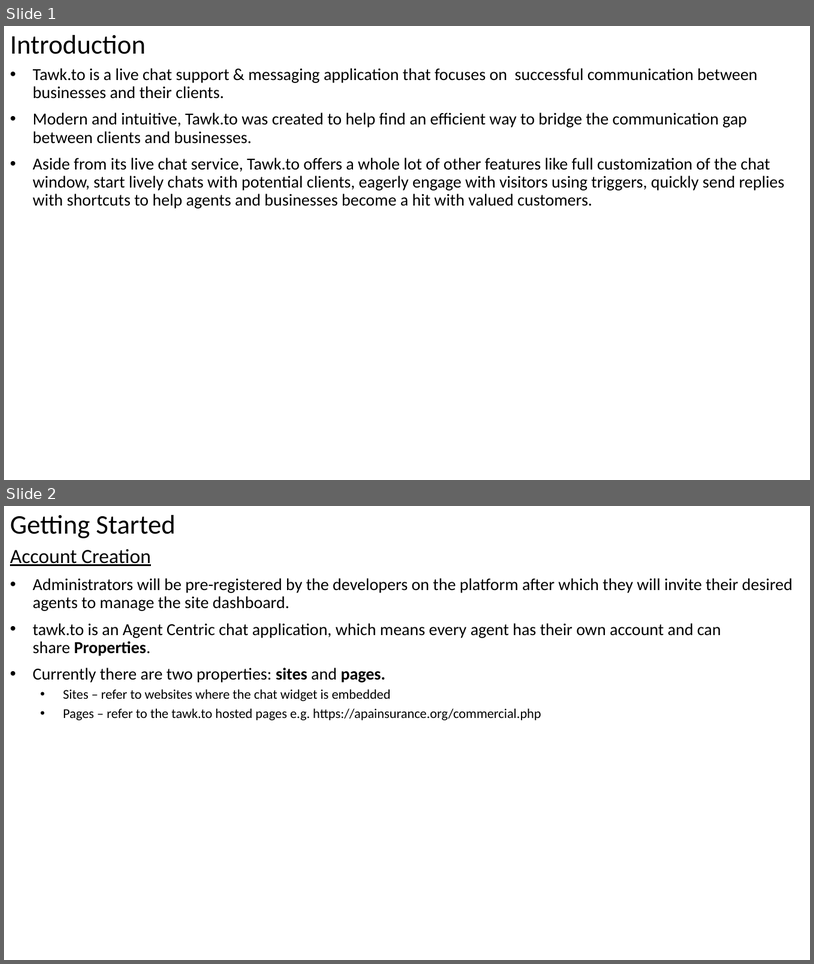
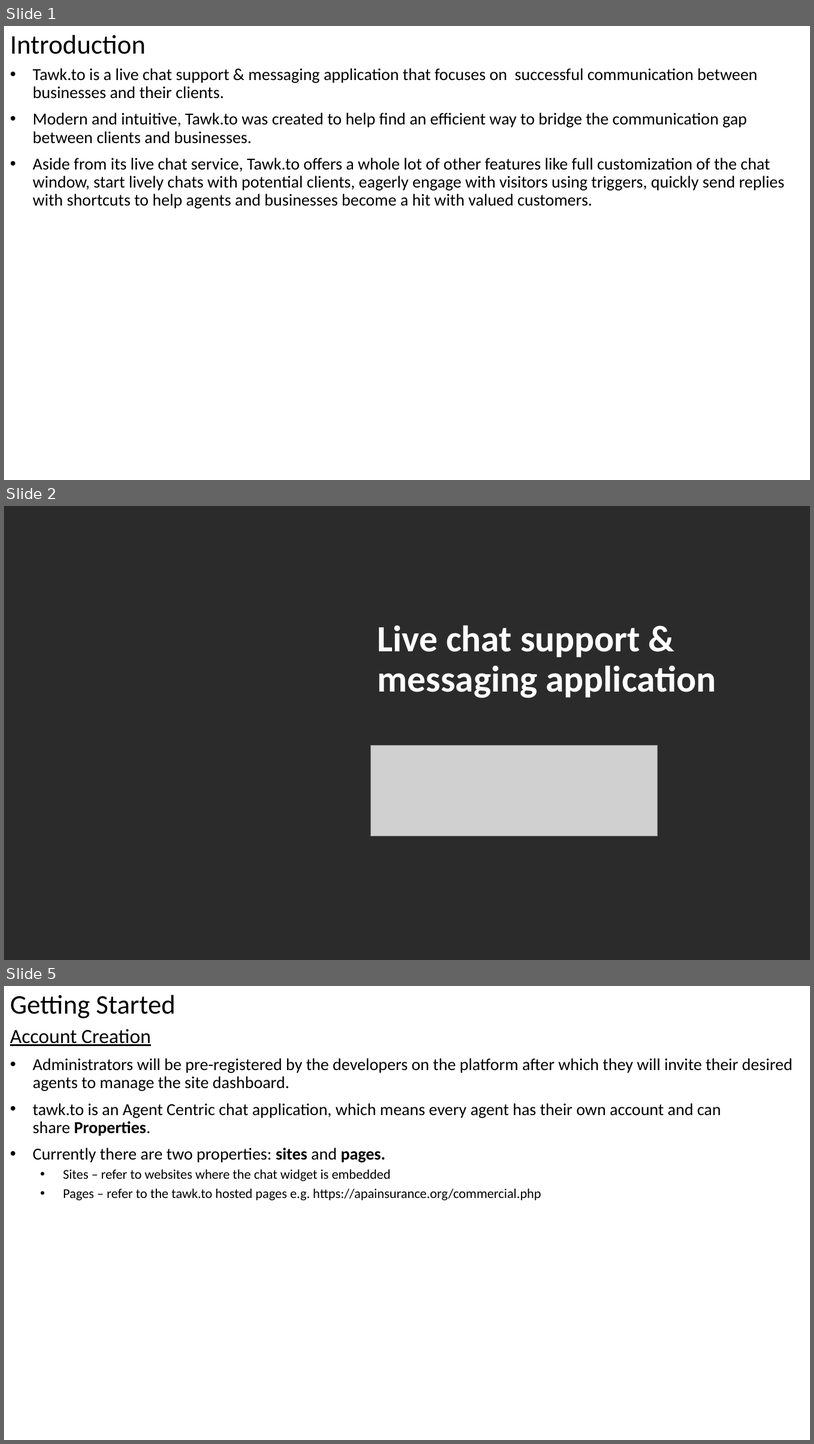
Before and after one commit to peterchege/platform, a slide deck: Tawt to documentation report.pptx. Shown one above the other, each under a label of ours: slides 1 and 2 before the commit, slides 1, 2 and 5 after it; the slides between them are not shown. The pictures are 814x964 and 814x1444 pixels, drawn with LibreOffice and Linux fonts; fonts in the diff are those of the drawing; grey boxes stand for pictures; background and template pictures are left out; a plain dark background stands for a picture behind light text. Boxes give left, top, right and bottom in pixels: in the first picture for what was removed or moved away, otherwise in the second. Text is boxed around its words. In the diff, an @@ line names an element or a change of style, - is before the commit and + after.

```diff
--- a/Tawt to documentation report.pptx
+++ b/Tawt to documentation report.pptx
@@ slide 2 added at [4,506,810,960], background picture (left out) @@
@@ title added at [378,625,717,698], 44 pt, text #FFFFFF, bold @@
+Live chat support & messaging application
@@ picture added at [371,745,658,837] @@
@@ what was slide 2 is now slide 5 @@
```
Also in this commit, not shown: 4 other slides added.
